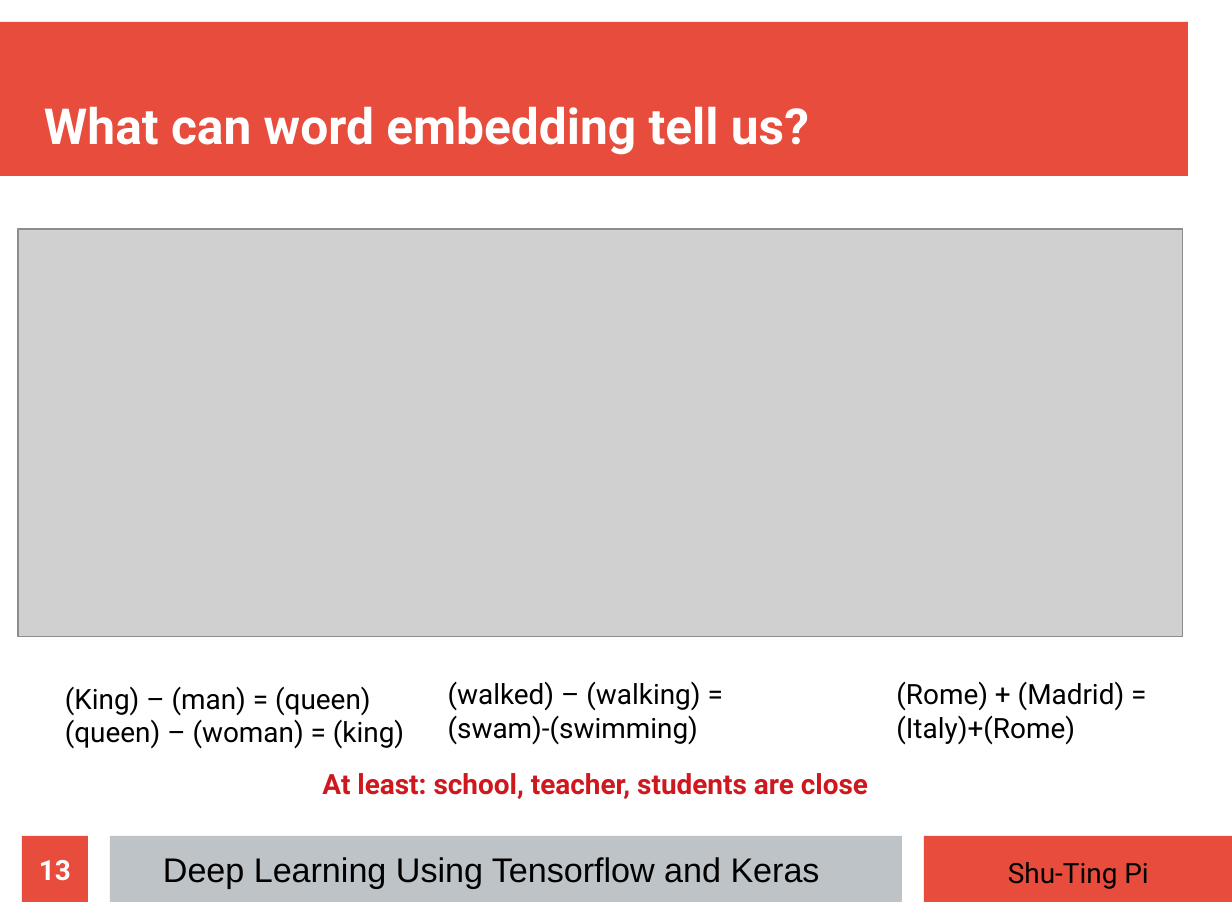
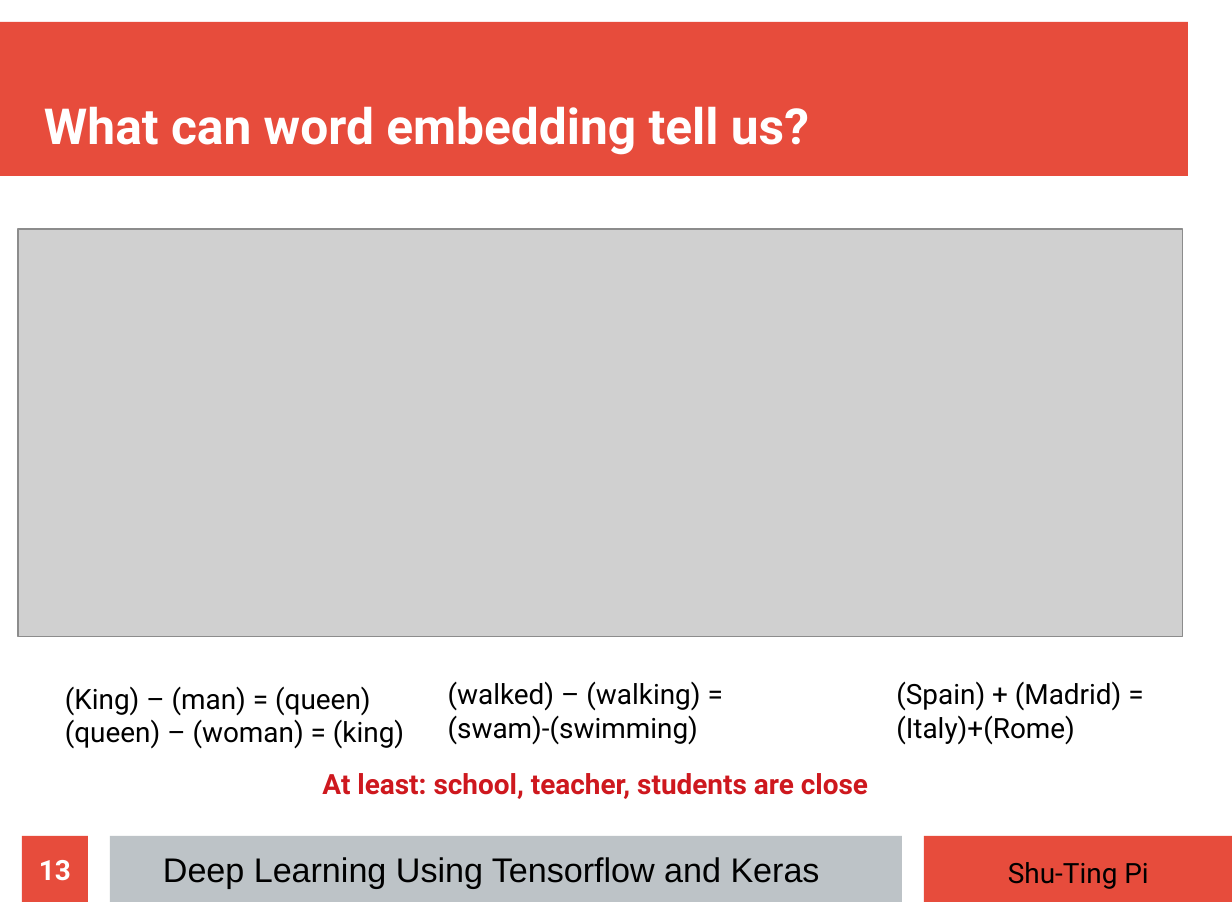
Before and after one commit to pipidog/MLclass, a slide deck: slide 13 of slide/slide08 (Natural Language Processing).odp. Drawn at 1232x924 pixels with LibreOffice and Linux fonts; fonts in the diff are those of the drawing; grey boxes stand for pictures. Boxes give left, top, right and bottom in pixels: in the first picture for what was removed or moved away, otherwise in the second. Text is boxed around its words. In the diff, an @@ line names an element or a change of style, - is before the commit and + after.

```diff
--- a/slide/slide08 (Natural Language Processing).odp
+++ b/slide/slide08 (Natural Language Processing).odp
@@ text at <box>896,681,1122,710</box>: text changed @@
-(Rome) + (Madrid) =
+(Spain) + (Madrid) =
```
Also in this commit, not shown: 3 other slides changed, 11 other files.
